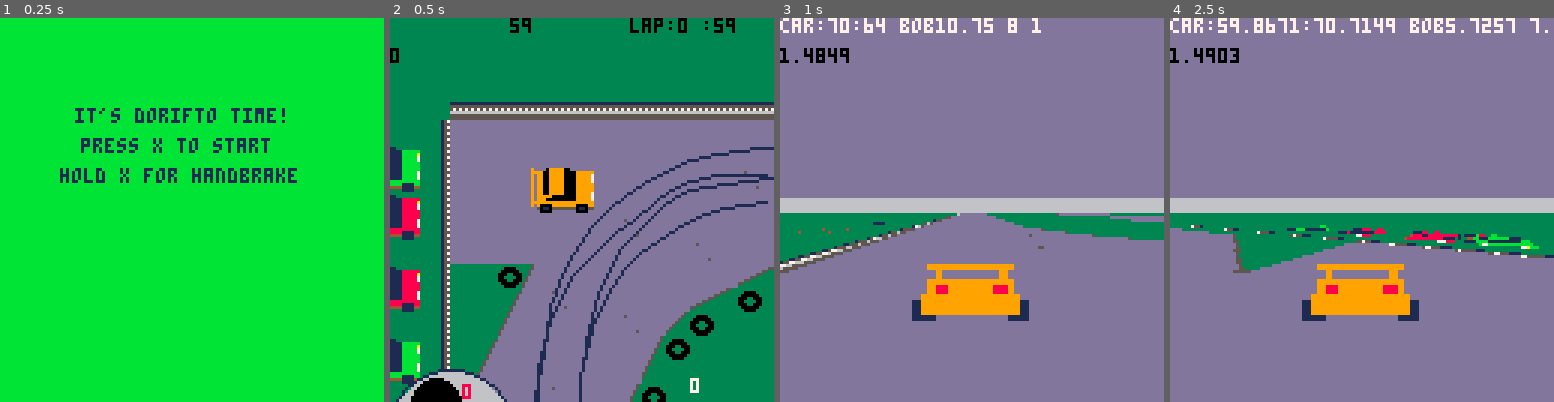
Above: before the commit, frames 1-4 (left to right).
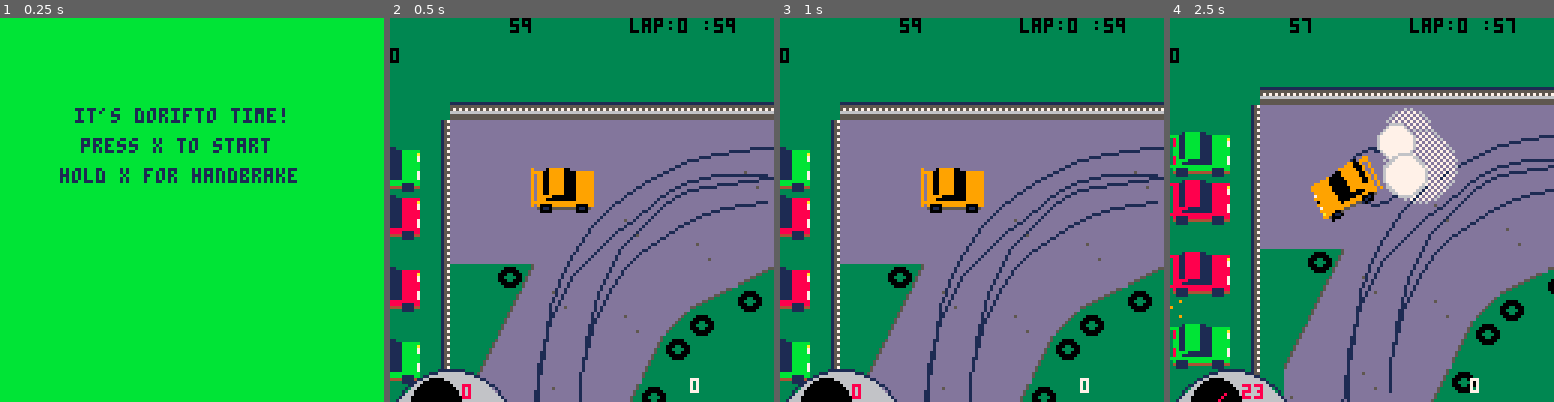
Above: after the commit, the same moments.

Repository: graearea/pico8
Game: PICO-8 cartridge skidmarks.p8
The game is run twice, just before and just after one commit, with the same random seed, the same clock (stepped at 60 frames per second) and the same inputs.
Inputs:
- Up to frame 1 (0.25 s): no input
- Up to frame 2 (0.5 s): tap X (X key) at 0.33 s
- Up to frame 3 (1 s): tap O (Z key) at 0.7 s
- Up to frame 4 (2.5 s): tap X (X key) at 1.07, 1.85 s; hold Right 1.6-2.1 s; tap O (Z key) at 1.7, 2.1 s; hold Up 2.15-2.42 s; hold Right from 2.47 s (still down)

Frame 1 is identical in both runs. In frame 2, less than 0.1% of the frame differs, in the area x 52-54%, y 40-50%; in frame 3, 64%; in frame 4, 70%, in the area x 0-100%, y 0-100%.

Commit message:
multiplayer is awesome with camera

Diff:
--- a/skidmarks.p8
+++ b/skidmarks.p8
@@ -10,7 +10,7 @@
 timer_start=0
 game_length=60
 drawmode="2d"
-players=2
+players=1
 --try coroutines for game state
 
 function _init()
@@ -29,15 +29,11 @@
 tyres=add_tyres()
 ended=false
 camera_location={}
-chase_clr=flr(rnd(16))
-if (chase_clr==3 or chase_clr==13) then chase_clr=9 end
-car_clr=flr(rnd(16))
-if (car_clr==3 or car_clr==13) then car_clr=9 end
-car_clr=9
-ghost_car=car(110,64,chase_clr)
-car1=car(70,64, car_clr)
+ghost_car=car(110,64)
+car1=car(70,64)
+
 if players==2 then
- car2=car(70,80, car_clr)
+ car2=car(70,80)
 end
 --sfx(10,1)
 print_skids(skids_l)
@@ -53,51 +49,37 @@
 score=0
 function _update60()
  --do something
- if skidding then
+ if car1.skidding then
   current_score=(abs(car1.angle)*car1.speed)/1000
   score+=current_score
-end
+ end
  if((started==false or ended==true) and btn(❎)) then
   started=true
   timer_start=time()
   return
  end
- if(started) then
-  if (btn(⬅️)) then
-   car1.steer=clamp(car1.steer-0.5,-5,5)
-  elseif (btn(➡️)) then
-   car1.steer=clamp(car1.steer+0.5,-5,5)
-  else
-   if(car1.steer>0) then car1.steer-=0.5 end
-   if(car1.steer<0) then car1.steer+=0.5 end
-  end
-  if (btnp(🅾️)) then
+  if (time()-timer_start>game_length) then
+   ended=true
+   started=true
+  end
+  if (btnp(6)) then
    if drawmode=="3d" then
     drawmode="2d"
    else
     drawmode="3d"
    end
-   end
-
-  if (btn(❎)) then
-   car1.handbrake=true
-  else
-   car1.handbrake=false
-  end
-  if (btn(⬆️)) then
-   car1.accelerate=true
-  else
-   car1.accelerate=false
-  end
-
-  if (time()-timer_start>game_length) then
-   ended=true
-   started=true
-  end
-
-  timer+=1
-  car1.angle=car1.angle+car1.steer
-  car1:move()
+  end
+
+  if(started) then
+    timer+=1
+    steer(car1,0)
+    car1:move()
+    if car2!=nil then
+      steer(car2,1)
+      car2:move()
+    end
+
+
 
   if players==1 then add(ghost,car1:pos()) end
   for d in all(dust) do
@@ -110,18 +92,25 @@
 function _draw()
   rectfill(-200,-200,1024,1027,3)
   if drawmode=="3d" then
-    car=car1
+    local car=car1
     draw_rotated(car.x/8-2*cos(car.angle/360),car.y/8+2*sin(car.angle/360),1-car.angle/360)
     print("car:" ..car.x..":"..car.y.." bob" .. car.x/8+2*cos(1-car.angle/360).." "..car.y/8-2*sin(1-car.angle/360).." "..1-car.angle/360, 0,0,7)
     print(stat(1),0,10,black) --CTRL-P FTW!
 
   elseif (ended) then
     drawend()
+
   elseif (not started) then
    drawstart()
+
   else
-    window_x=car1.x-58
-    window_y=car1.y-58
+    if car2==nil then
+      window_x=car1.x-58
+      window_y=car1.y-58
+    else
+      window_x=(car1.x+car2.x)/2-58
+      window_y=(car1.y+car2.y)/2-58
+    end
     camera(window_x,window_y)
     rectfill(-200,-200,1024,1027,3)
     map(0, 0, 0, 0, 1024, 64)
@@ -138,6 +127,8 @@
     end
     draw_ghost()
     car1:draw()
+    if car2!=nil then car2:draw()  end
+
     if bob!="" then printh(bob) end
     draw_speedo(0)
     print(flr(score),window_x+100,window_y+120,7)
@@ -151,6 +142,29 @@
     end
     end
      print(flr(game_length-(time()-timer_start)), window_x+40,window_y,black)
+  end
+end
+
+function steer(car,player)
+  if car==nil then return end
+  if (btn(0,player)) then
+   car.steer=clamp(car.steer-0.5,-5,5)
+  elseif (btn(1,player)) then
+   car.steer=clamp(car.steer+0.5,-5,5)
+  else
+   if(car.steer>0) then car.steer-=0.5 end
+   if(car.steer<0) then car.steer+=0.5 end
+  end
+
+  if (btn(5,player)) then
+   car.handbrake=true
+  else
+   car.handbrake=false
+  end
+  if (btn(2,player)) then
+   car.accelerate=true
+  else
+   car.accelerate=false
   end
 end
 
@@ -257,15 +271,21 @@
   print("it's dorifto time!",25,30,1)
   print("press x to start ",27,40,1)
   print("hold x for handbrake",20,50,1)
-  end
-
-  function drawend()
-    cls(8)
-    camera()
-    print("You're done!",25,30,1)
-    print("your score is " .. score,27,40,1)
-    print("press x to start again",20,50,1)
-    end
+end
+
+function drawend()
+  cls(8)
+  camera()
+  print("You're done!",25,30,1)
+  print("your score is " .. score,27,40,1)
+  print("press x to start again",20,50,1)
+end
+
+function car_colour()
+  local clr=flr(rnd(16))
+  if (clr==3 or clr==13) then clr=9 end
+  return clr
+end
 
 -->8
 -- car
@@ -276,7 +296,7 @@
  pset(x,y,colour)
 end
 
-function car(ix,iy,colour)
+function car(ix,iy)
 	return {
 	d_travel=0,
 	angle=0,
@@ -295,6 +315,7 @@
  accelerate=false,
  skidding=false,
  front_skids=false,
+ colour=car_colour(),
  r_wheels={{y=6,x=7,l="br"},{y=-6,x=7,l="bl"},{y=6,x=-7,l="fr"},{y=-6,x=-7,l="fl"}},
 
  pos=function(self)
@@ -327,6 +348,8 @@
  end,
 
 	move=function(self,v)
+  self.angle=self.angle+self.steer
+
 	 local dx=self.dx
   local dy=self.dy
 		local max_dx=3
@@ -430,7 +453,7 @@
 	draw=function(self)
     pal(1,0)
 
-    pal(9,colour)
+    pal(9,self.colour)
     pal(4,5)
     pal(5,1)
     rotate_sprite(self.x,self.y,self.angle,14)--wheels
Not shown, changed: 19 lines of the sprite sheet (__gfx__) section of skidmarks.p8
